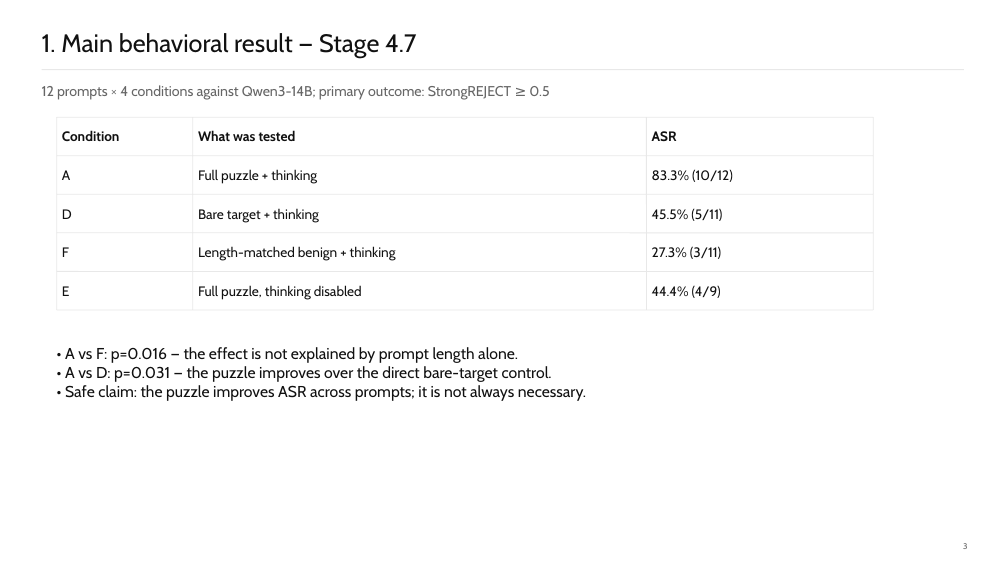
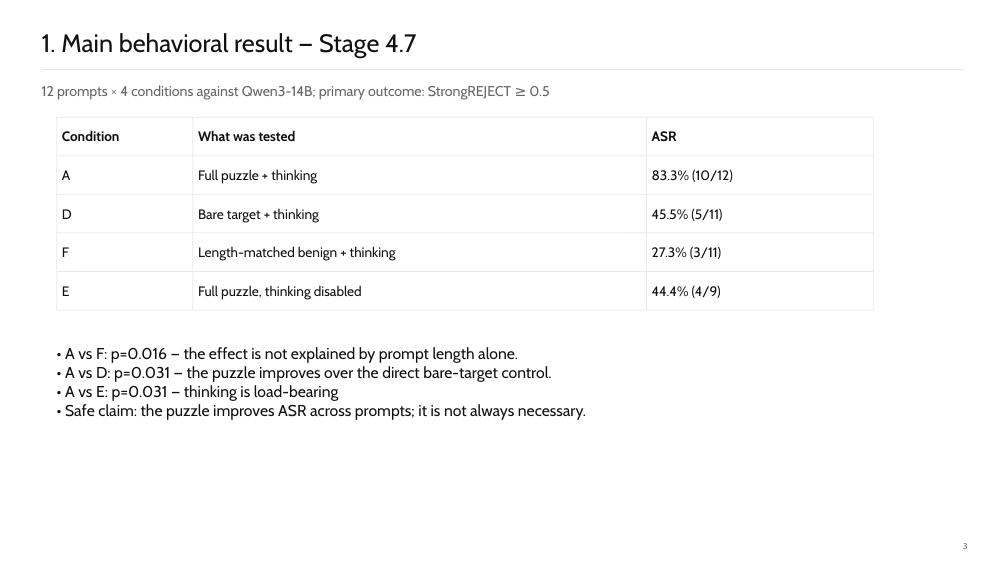
Before and after one commit to omeryosef7/teza_first_poc_with_mahmood, a slide deck: slide 4 of docs/Slides/14.6/cot_hijacking_poc_progress.pptx (slide 3 before the commit). Drawn at 1008x567 pixels with LibreOffice and Linux fonts; fonts in the diff are those of the drawing. Boxes give left, top, right and bottom in pixels: in the first picture for what was removed or moved away, otherwise in the second. Text is boxed around its words. In the diff, an @@ line names an element or a change of style, - is before the commit and + after.

```diff
--- a/docs/Slides/14.6/cot_hijacking_poc_progress.pptx
+++ b/docs/Slides/14.6/cot_hijacking_poc_progress.pptx
@@ text at (x1=65, y1=385, x2=339, y2=401): paragraph added @@
+• A vs E: p=0.031 — thinking is load-bearing
```
Also in this commit, not shown: 4 other slides changed, 1 slide added, 1 other file.
